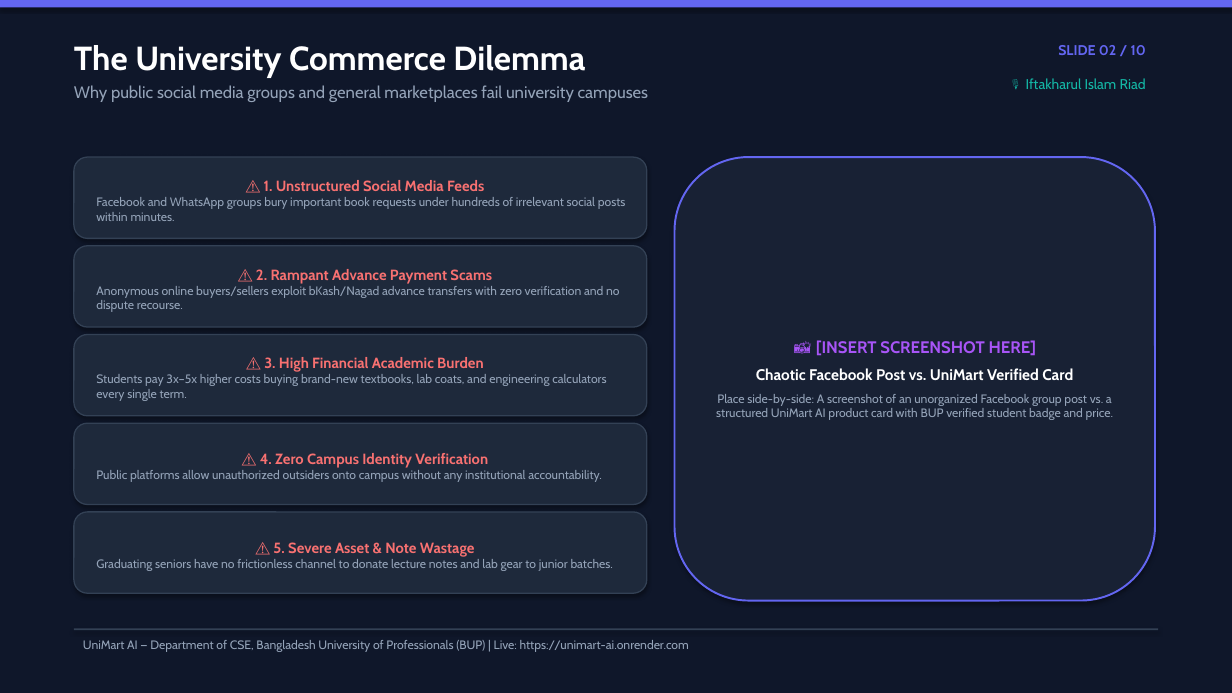
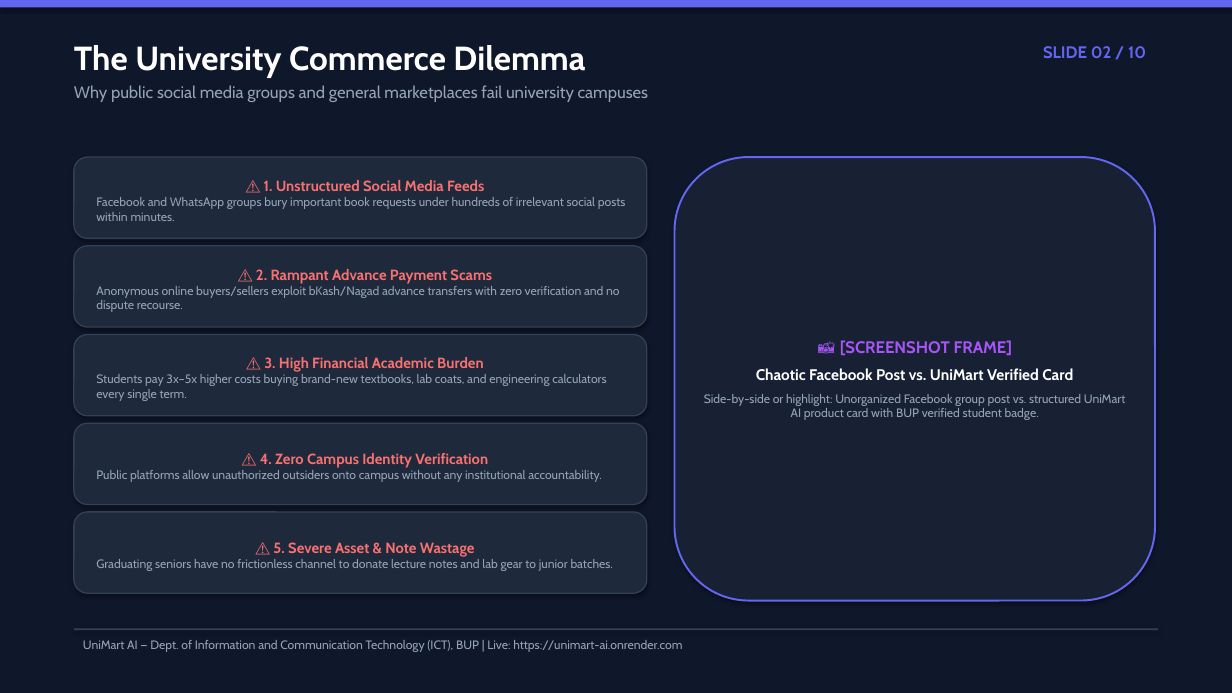
Before and after one commit to Delwar2004/unimart-ai, a slide deck: slide 2 of UniMart_AI_Defense_Presentation.pptx. Drawn at 1232x693 pixels with LibreOffice and Linux fonts; fonts in the diff are those of the drawing. Boxes give left, top, right and bottom in pixels: in the first picture for what was removed or moved away, otherwise in the second. Text is boxed around its words. In the diff, an @@ line names an element or a change of style, - is before the commit and + after.

Commit message:
Update department to ICT and remove presenter names from slide headers

```diff
--- a/UniMart_AI_Defense_Presentation.pptx
+++ b/UniMart_AI_Defense_Presentation.pptx
@@ text "SLIDE 02 / 10": place and size @@
-text "SLIDE 02 / 10" at (1026,45,1146,89)
+text "SLIDE 02 / 10" at (1043,46,1146,58)
@@ text "SLIDE 02 / 10" at (1043,46,1146,58): size 11 to 13 pt @@
@@ text at (1026,78,1146,89): paragraph removed @@
-🎙️ Iftakharul Islam Riad
@@ text at (840,340,1012,356): text changed @@
-📸 [INSERT SCREENSHOT HERE]
+📸 [SCREENSHOT FRAME]
@@ text at (704,394,1125,420): text changed @@
-Place side-by-side: A screenshot of an unorganized Facebook group post vs. a structured UniMart AI product card with BUP verified student badge and price.
+Side-by-side or highlight: Unorganized Facebook group post vs. structured UniMart AI product card with BUP verified student badge.
@@ text at (83,640,682,652): text changed @@
-UniMart AI — Department of CSE, Bangladesh University of Professionals (BUP) | Live: https://unimart-ai.onrender.com
+UniMart AI — Dept. of Information and Communication Technology (ICT), BUP | Live: https://unimart-ai.onrender.com
```
Also in this commit, not shown: 9 other slides changed, 1 other file.
